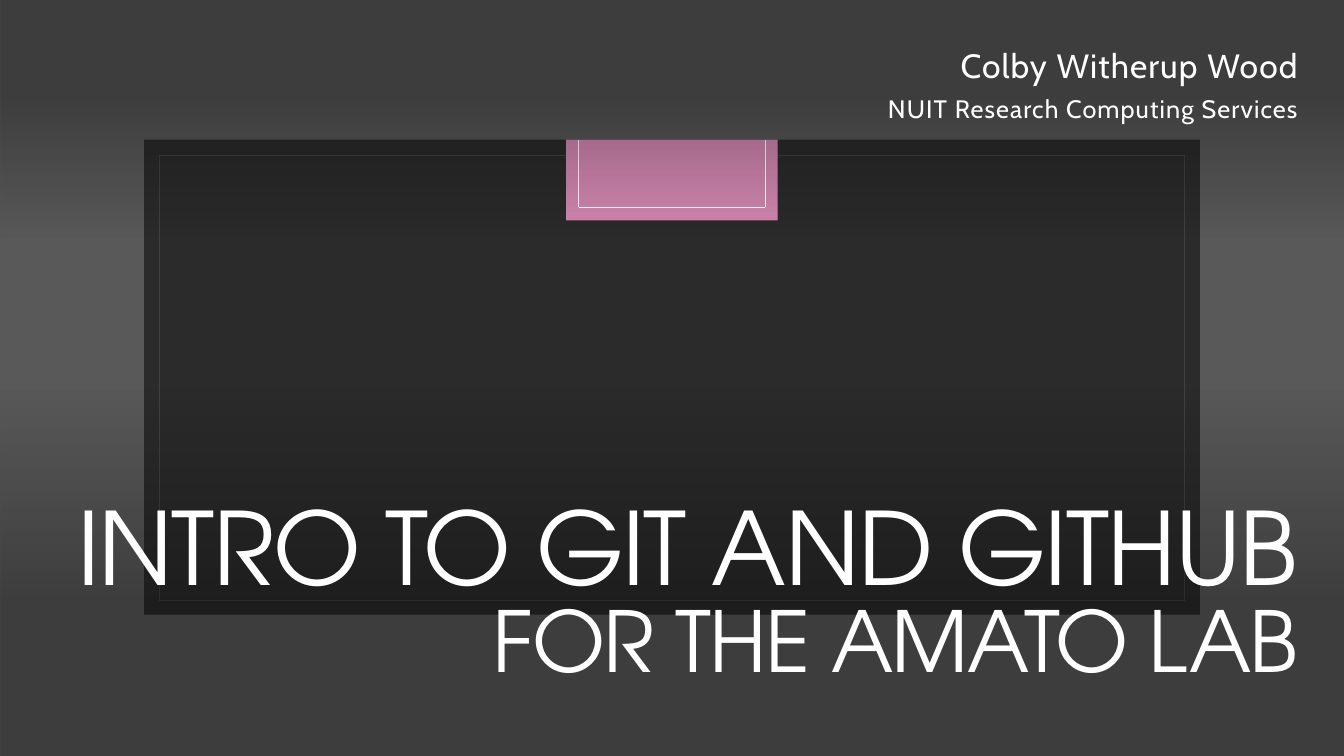
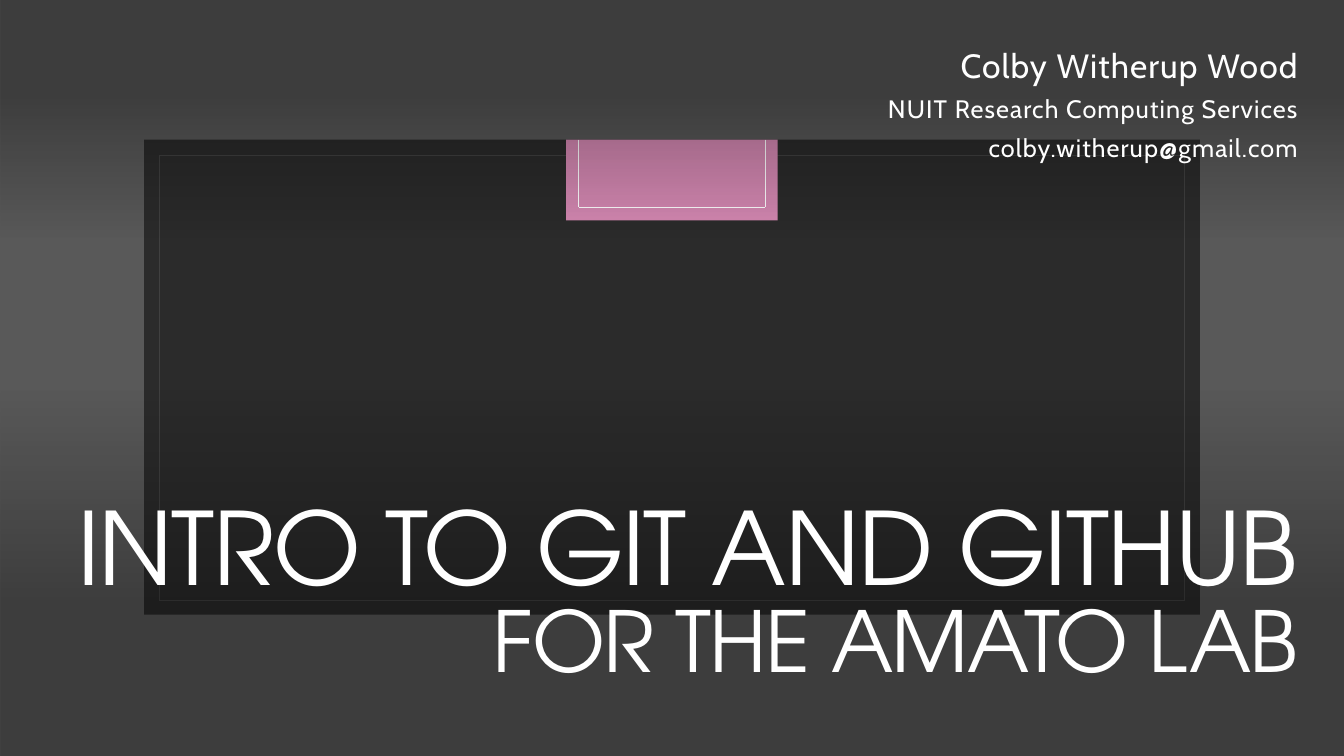
Before and after one commit to aGitHasNoName/amatoLab, a slide deck: slide 1 of amatoGit.pptx. Drawn at 1344x756 pixels with LibreOffice and Linux fonts; fonts in the diff are those of the drawing; background and template pictures are left out; a plain dark background stands for a picture behind light text. Boxes give left, top, right and bottom in pixels: in the first picture for what was removed or moved away, otherwise in the second. Text is boxed around its words. In the diff, an @@ line names an element or a change of style, - is before the commit and + after.

```diff
--- a/amatoGit.pptx
+++ b/amatoGit.pptx
@@ subtitle at [989,138,1298,163]: paragraph added @@
+colby.witherup@gmail.com
```
Also in this commit, not shown: 1 other slide changed, 1 other file.
